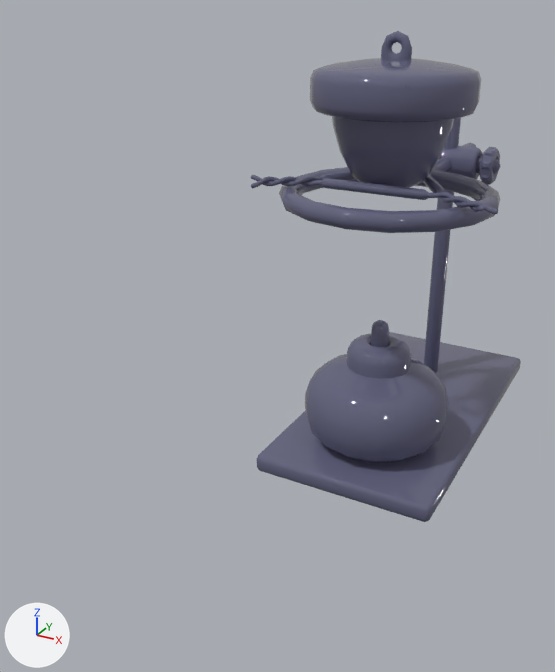
The FBX model LastMoon/Assets/_Resources/Model/Station/New Station/Station Material Shader/Construction/Model/Constructing_Smelter.fbx as it was, and as the next commit left it.
Camera for both pictures: a 50 mm camera at (1.35, -4.61, 2.41) aimed at (-0.41, -1.4, 0.8). Arrows for +X, +Y and +Z are at lower left; the lights stay in place. Where no turn or scale is listed for an object, it has been applied to the vertices. Vertices at the same position are counted once.

The first picture shows 'Stand_Base001'.
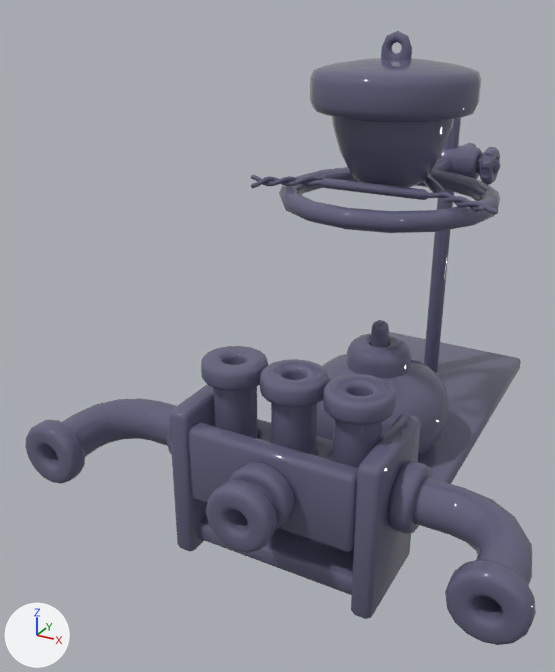
What the commit changed:
me_mesh is used by ob_stand_base001; location (0.0, 0.0, 0.0).
me_mesh had 3342 vertices, 3510 faces and spanned x -0.62..0.62, y -1.55..0.5, z 0.0..2.27.
me_mesh now has 7240 vertices, 7574 faces and spans x -1.15..1.15, y -2.5..0.5, z 0.0..2.27.
me_mesh part 1: 3898 vertices added at x -1.15..1.15, y -2.5..-1.75, z 0.0..0.95.

Location of each change, (x1, y1, x2, y2) in pixels of the pictures (555 x 672 px):
'Stand_Base001', reshaped (89% wider, 25% taller)
    before: (251, 31, 521, 522)
    after: (25, 31, 536, 645)
part 1 of me_mesh, added (blue)
    after: (25, 346, 536, 645)
